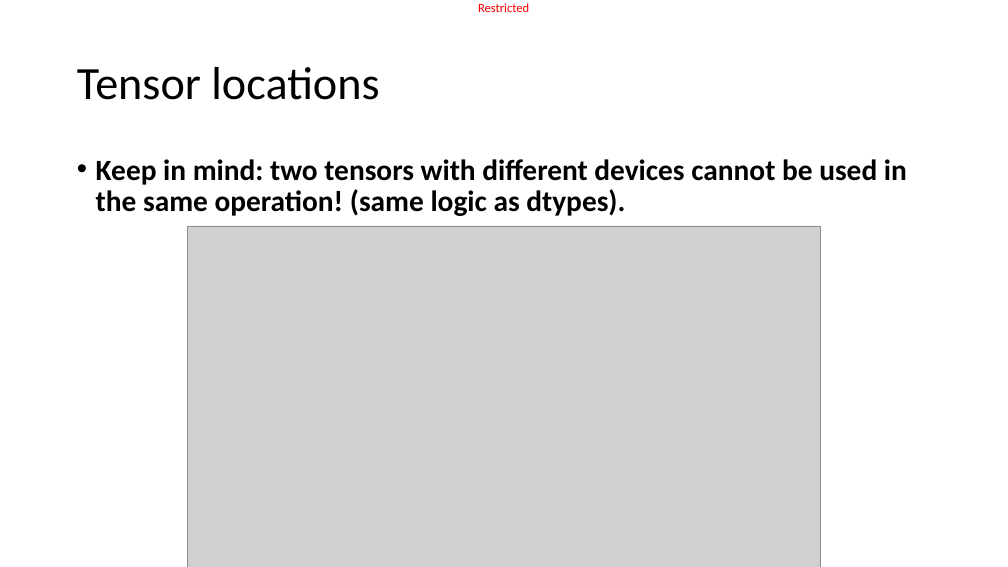
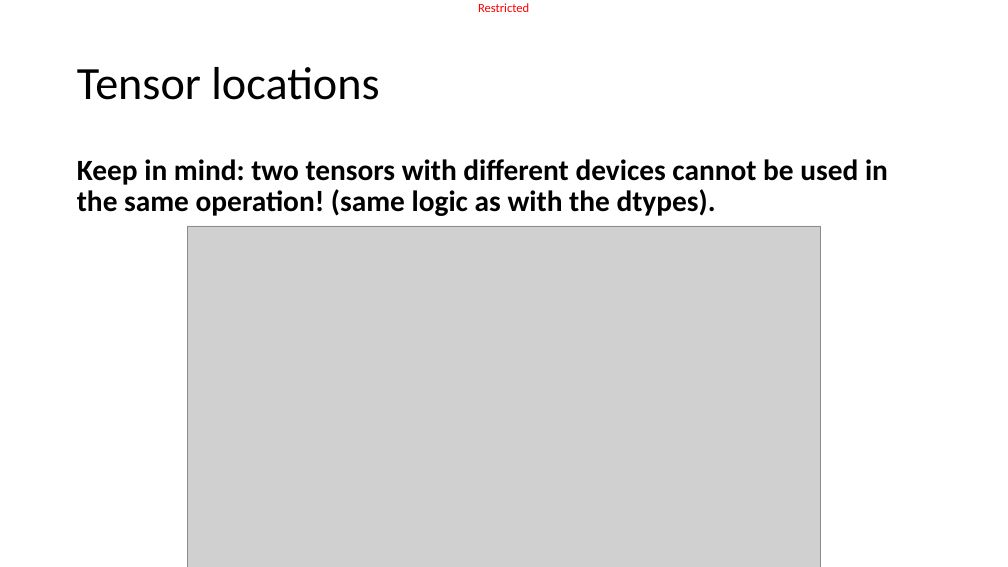
Before and after one commit to matthieudemari/SUTD_DL_50_039, a slide deck: slide 32 of W3/1. W3S1 final/W3S1.pptx. Drawn at 1008x567 pixels with LibreOffice and Linux fonts; fonts in the diff are those of the drawing; grey boxes stand for pictures. Boxes give left, top, right and bottom in pixels: in the first picture for what was removed or moved away, otherwise in the second. Text is boxed around its words. In the diff, an @@ line names an element or a change of style, - is before the commit and + after.

Commit message:
Added Practice notebook on PyTorch tensors to W3S1.

```diff
--- a/W3/1. W3S1 final/W3S1.pptx
+++ b/W3/1. W3S1 final/W3S1.pptx
@@ text at (x1=77, y1=159, x2=888, y2=216): text changed @@
-• Keep in mind: two tensors with different devices cannot be used in the same operation! (same logic as dtypes).
+Keep in mind: two tensors with different devices cannot be used in the same operation! (same logic as with the dtypes).
```
Also in this commit, not shown: 9 other slides changed, 1 slide added, 4 other files.
